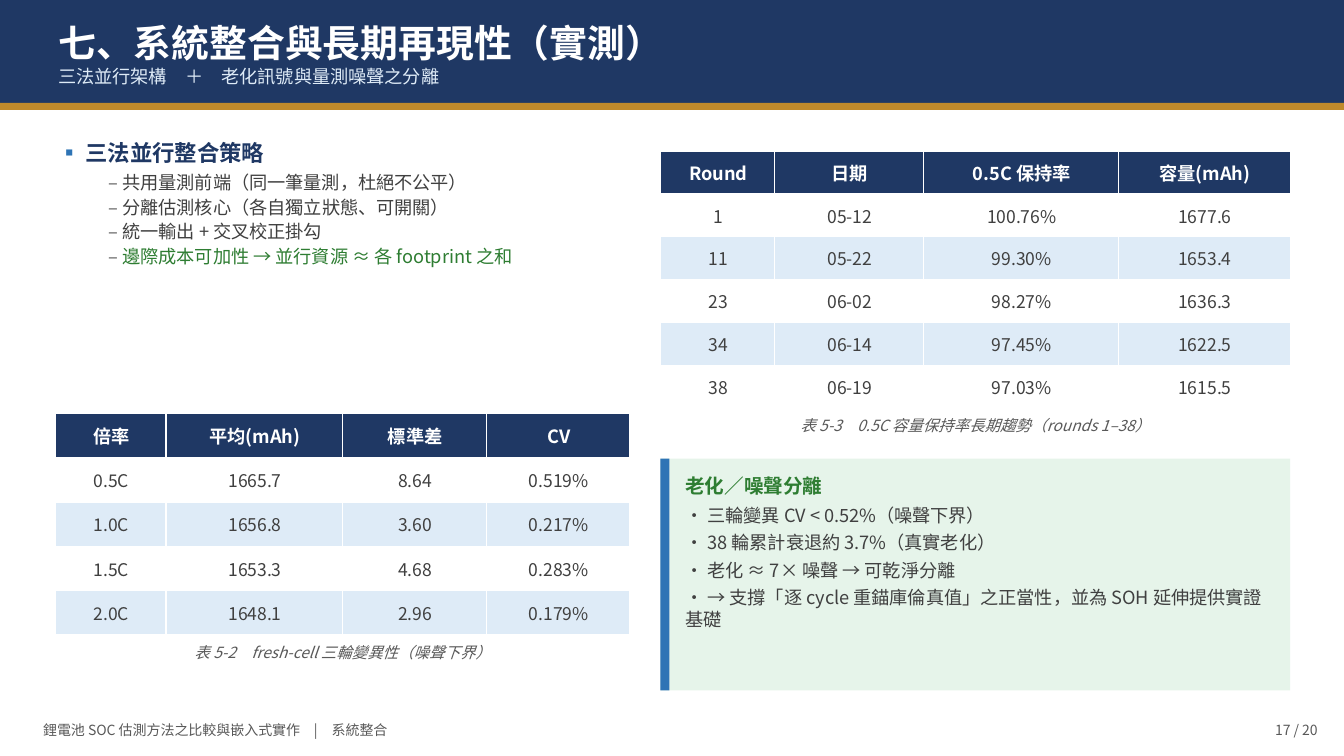
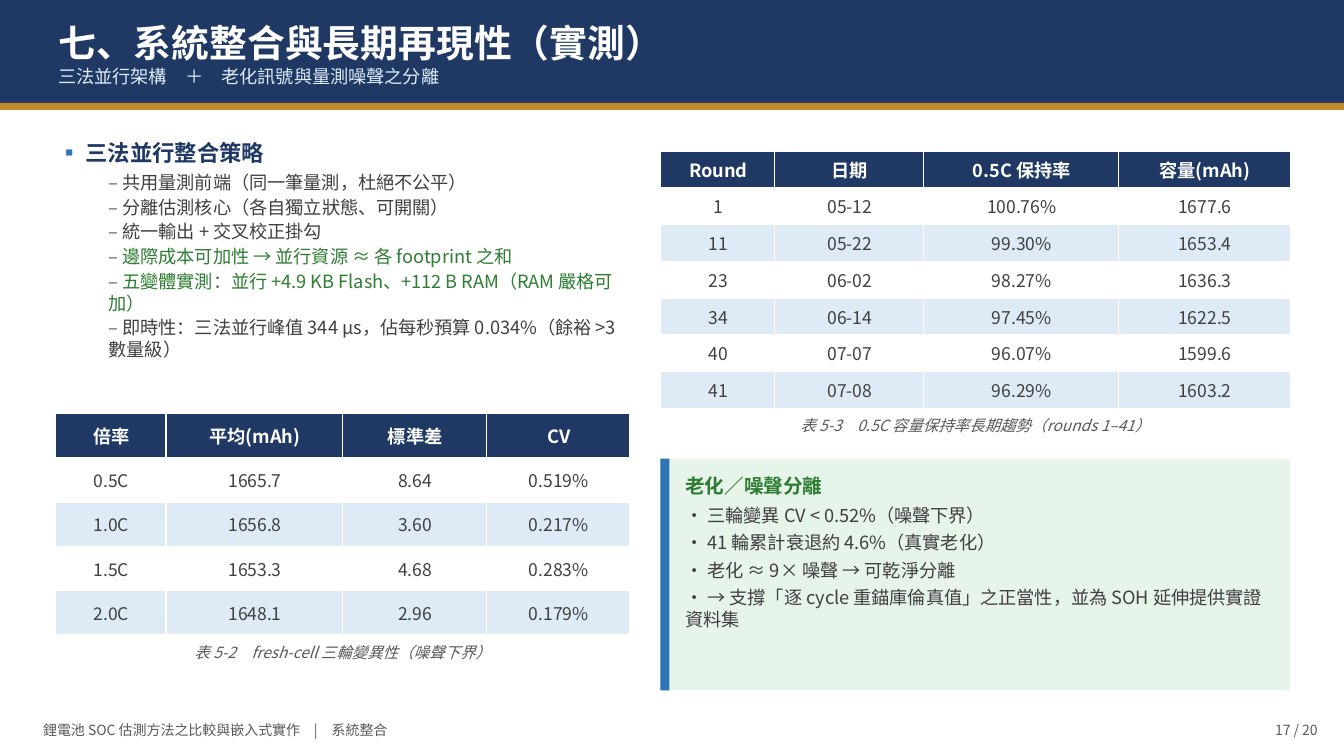
Before and after one commit to JackHung9527/SOC_RESEARCH, a slide deck: slide 18 of DOC/論文撰寫/口試簡報_鋰電池SOC估測.pptx. Drawn at 1344x756 pixels with LibreOffice and Linux fonts; fonts in the diff are those of the drawing. Boxes give left, top, right and bottom in pixels: in the first picture for what was removed or moved away, otherwise in the second. Text is boxed around its words. In the diff, an @@ line names an element or a change of style, - is before the commit and + after.

```diff
--- a/DOC/論文撰寫/口試簡報_鋰電池SOC估測.pptx
+++ b/DOC/論文撰寫/口試簡報_鋰電池SOC估測.pptx
@@ table at <box>660,151,1291,408</box> @@
-row 6: 38 | 06-19 | 97.03% | 1615.5
+row 6: 40 | 07-07 | 96.07% | 1599.6
+row 7: 41 | 07-08 | 96.29% | 1603.2
@@ text at <box>109,272,616,358</box>: paragraphs added @@
+  – 五變體實測：並行 +4.9 KB Flash、+112 B RAM（RAM 嚴格可加）
+  – 即時性：三法並行峰值 344 µs，佔每秒預算 0.034%（餘裕 >3 數量級）
@@ text at <box>800,418,1150,433</box>: text changed @@
-表 5-3 0.5C 容量保持率長期趨勢（rounds 1–38）
+表 5-3 0.5C 容量保持率長期趨勢（rounds 1–41）
@@ text at <box>685,561,1262,628</box>: text changed @@
-• 38 輪累計衰退約 3.7%（真實老化）
-• 老化 ≈ 7× 噪聲 → 可乾淨分離
-• → 支撐「逐 cycle 重錨庫倫真值」之正當性，並為 SOH 延伸提供實證基礎
+• 41 輪累計衰退約 4.6%（真實老化）
+• 老化 ≈ 9× 噪聲 → 可乾淨分離
+• → 支撐「逐 cycle 重錨庫倫真值」之正當性，並為 SOH 延伸提供實證資料集
```
Also in this commit, not shown: 5 other slides changed, 1 slide added, 1 slide removed, 2 other files.
